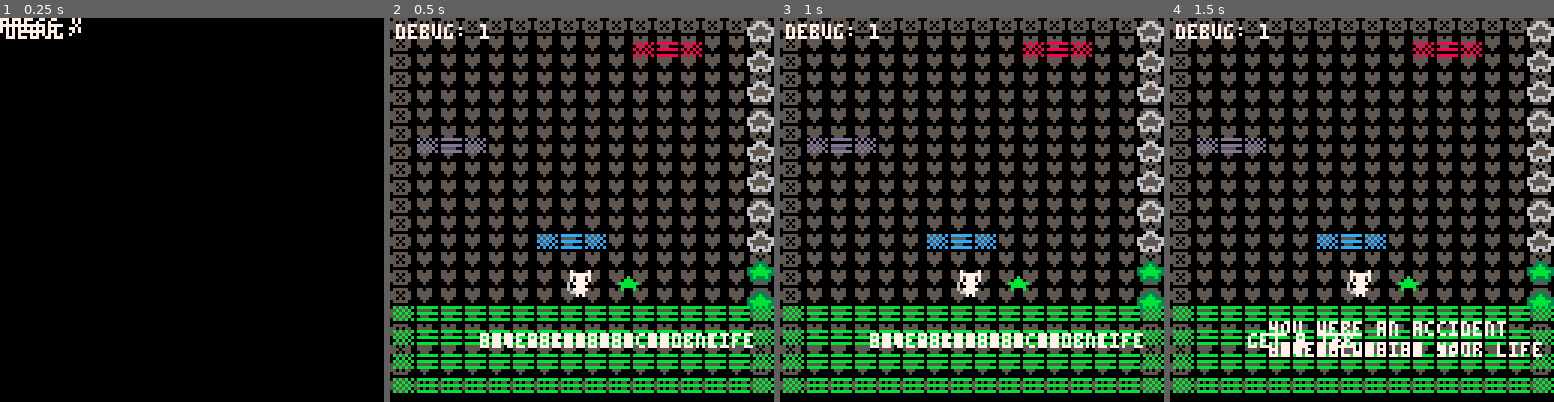
Above: before the commit, frames 1-4 (left to right).
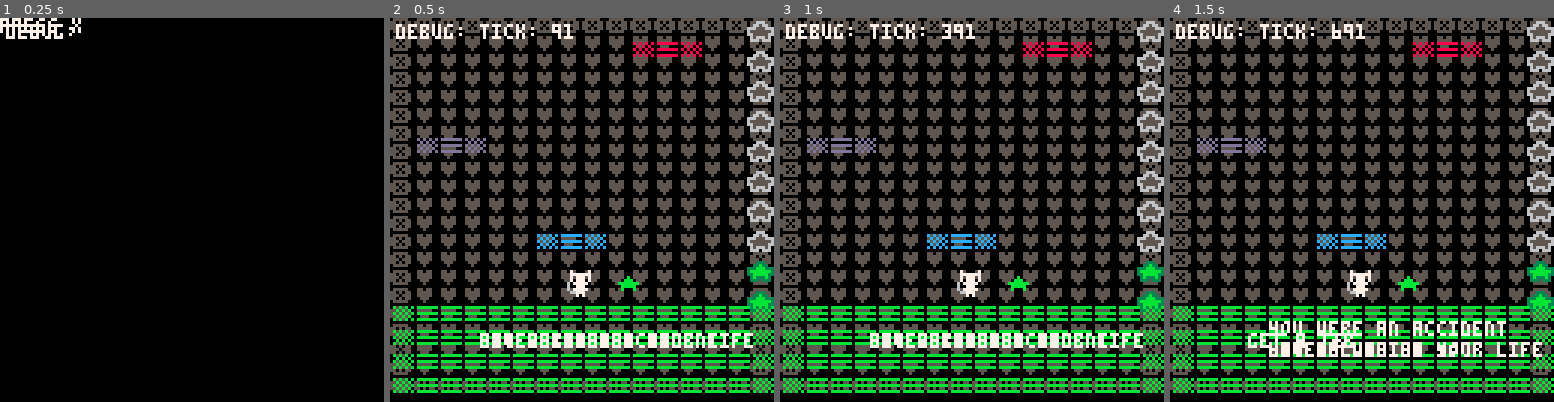
Above: after the commit, the same moments.

Repository: hypercube143/picoasciijam2026
Game: PICO-8 cartridge picoasciijam2016.p8
Same seed, same stepped clock (60 frames per second), same inputs: the game is played once before the commit and once after it.
Inputs:
- Up to frame 1 (0.25 s): no input
- Up to frame 2 (0.5 s): tap X (X key) at 0.33 s
- Up to frame 3 (1 s): no input
- Up to frame 4 (1.5 s): tap X (X key) at 1.07 s

Frame 1 is identical in both runs. In frame 2, 0.3% of the frame differs, in the area x 23-48%, y 1-6%; in frame 3, 0.4%, in the area x 23-51%, y 1-6%; in frame 4, 0.4%.

Commit message:
bar flash and decrease works - maybe future issues with t overflow

Diff:
--- a/picoasciijam2016.p8
+++ b/picoasciijam2016.p8
@@ -97,7 +97,7 @@
         update = function()
             p.update()
             t += 1
-
+            bar.update()
             updateThoughts()
             updateLerpingWeeds()
             attemptPlatformCreation(t)
@@ -125,7 +125,7 @@
             -- DEBUGGING UNCOMMENT LATER
             -- toCorrupt()
             ---
-            --debug = debug .."tick: " .. t
+            debug = debug .."tick: " .. t
 
 
             -- draw corruption every frame, update every 10th
@@ -580,7 +582,17 @@
         y = 0,
         level = 2,
         max_level = 10,
-        update = function() end,
+        tAtIncrease = 0,
+        update = function()
+            -- may need to work around the t rollover...
+            local timeUntilDecrease = 800
+            if t - bar.tAtIncrease > timeUntilDecrease then
+                bar.level = bar.level - 1
+                bar.tAtIncrease = t
+                -- and instead of just delete it - flash the centre green :p
+            end
+        end,
+
         draw = function()
             -- grey background
             pad = 10
@@ -593,21 +605,38 @@
                     drawGlyphWithBorder("★", 3, "★", 11, bar.x, 2 + bar.y + i*pad)
                 end
             end
+            local highest = bar.max_level - bar.level
+            local one = t - bar.tAtIncrease > 400 and t - bar.tAtIncrease < 450
+            local two = t - bar.tAtIncrease > 500 and t - bar.tAtIncrease < 550
+            local three = t - bar.tAtIncrease > 600 and t - bar.tAtIncrease < 625
+            local four = t - bar.tAtIncrease > 650 and t - bar.tAtIncrease < 675
+            local five = t - bar.tAtIncrease > 700 and t - bar.tAtIncrease < 725
+            local six = t - bar.tAtIncrease > 750 and t - bar.tAtIncrease < 775
+            if one or two or three or four or five or six then
+                drawGlyphWithBorder("★", 3, "★", 5, bar.x, 2 + bar.y + highest*pad)
+            end
         end,
 
         increaseHighness = function()
             if bar.level < bar.max_level then
                 bar.level += 1
             end
-        end,
-
-        getNextEmptySlotXY= function()
+            bar.tAtIncrease = t
+        end,
+
+        getNextEmptySlotXY = function()
             local numEmpty = bar.max_level - bar.level
             local x = bar.x + 1
             local y = bar.y + 2 + (numEmpty-1) * 10 -- maybe not 10? but thats the pad above
             return {x, y}
-        end
-
+        end,
+
+        -- tickForSoberness = function()
+        --     -- may need to work around the t rollover...
+        --     if t - bar.tAtIncrease > 50 then
+        --         bar.level = bar.level - 1
+        --     end
+        -- end
     }
 end
 
